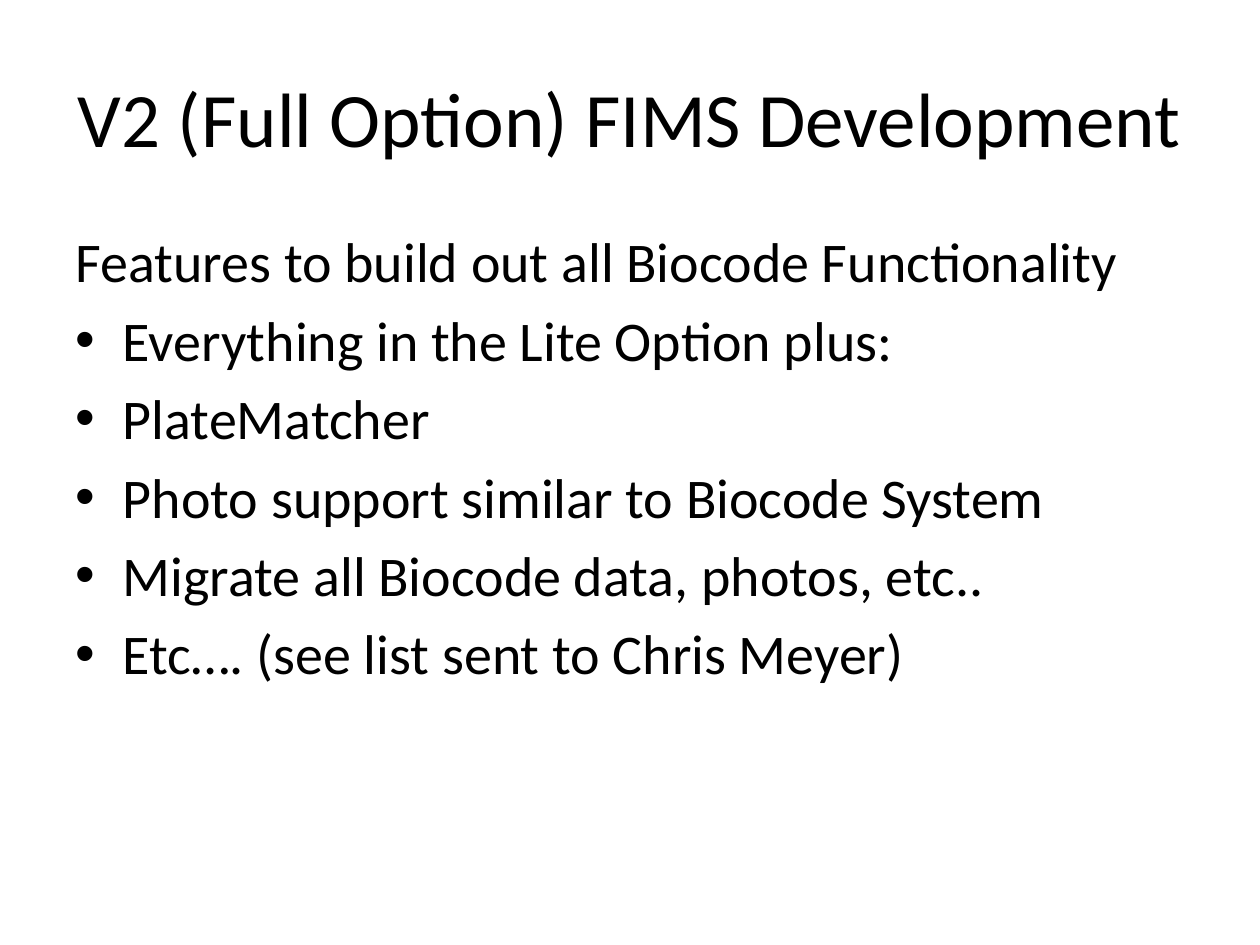
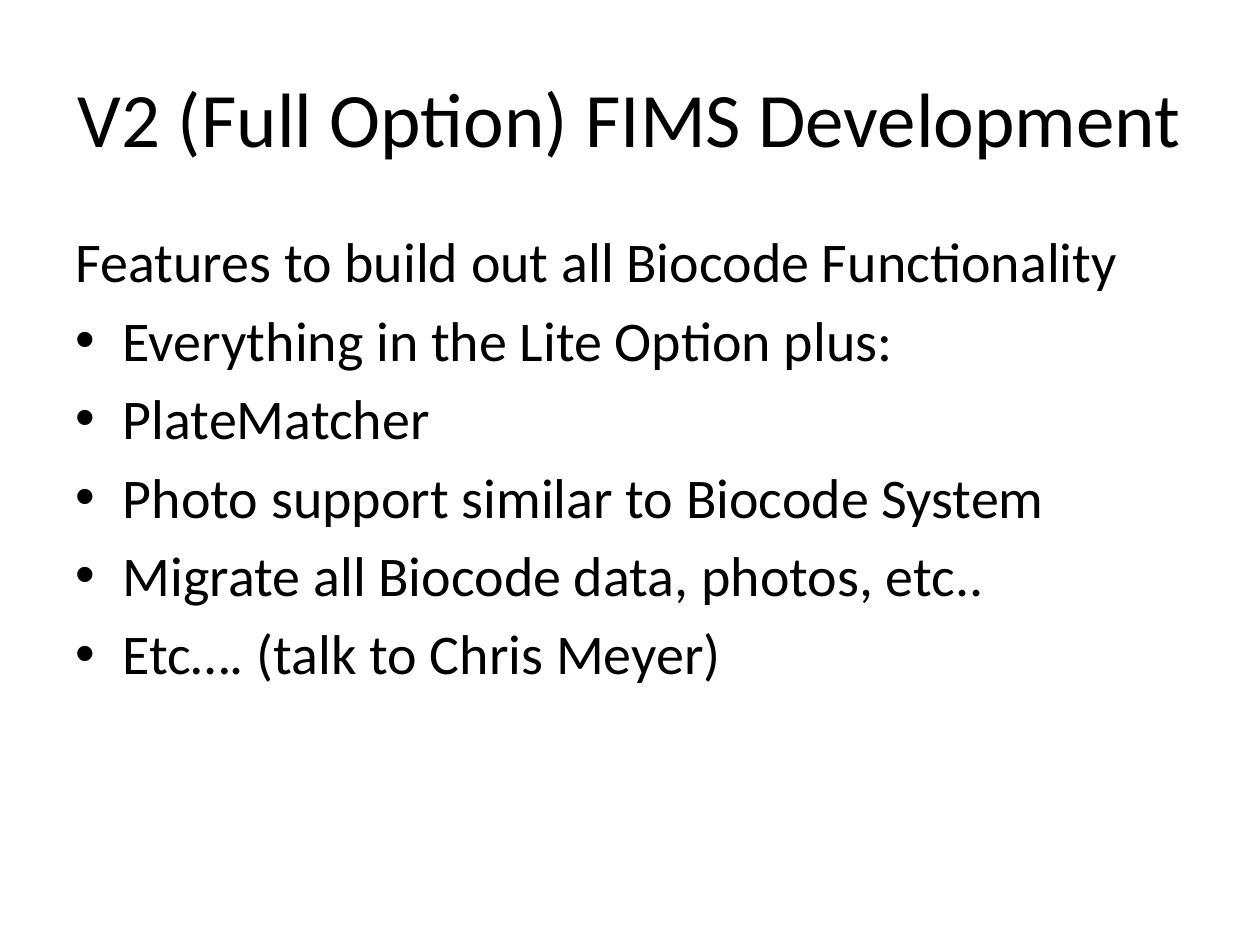
Before and after one commit to biocodellc/biocode-fims, a slide deck: slide 5 of trunk/Documents/Smithsonian/v1Andv2Deliverables.pptx. Drawn at 1260x945 pixels with LibreOffice and Linux fonts; fonts in the diff are those of the drawing. Boxes give left, top, right and bottom in pixels: in the first picture for what was removed or moved away, otherwise in the second. Text is boxed around its words. In the diff, an @@ line names an element or a change of style, - is before the commit and + after.

```diff
--- a/trunk/Documents/Smithsonian/v1Andv2Deliverables.pptx
+++ b/trunk/Documents/Smithsonian/v1Andv2Deliverables.pptx
@@ text at bbox=[123, 633, 720, 683]: text changed @@
-• Etc…. (see list sent to Chris Meyer)
+• Etc…. (talk to Chris Meyer)
```
Also in this commit, not shown: 1 other slide changed, 8 other files.
